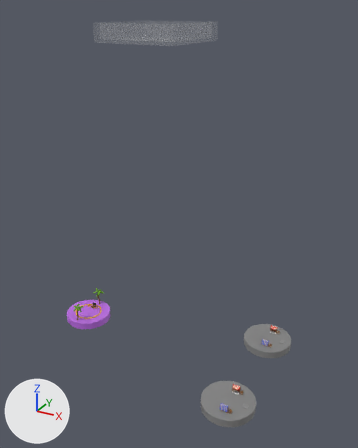
The glTF model assets/bridgeracemap.glb as it was, and as the next commit left it.
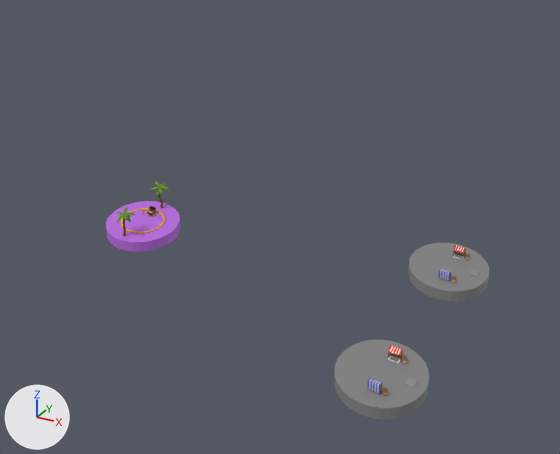
Old and new are each drawn whole from a 50 mm camera at (131.5, -151.5, 130.4) aimed at (47.7, 0.7, 54.2) and again close up on the part from 1% to 93% of the width and 41% to 100% of the height. The lights are fixed; the arrows at lower left show +X, +Y and +Z. The first two pictures are the older version. Where no turn or scale is listed for an object, it has been applied to the vertices.
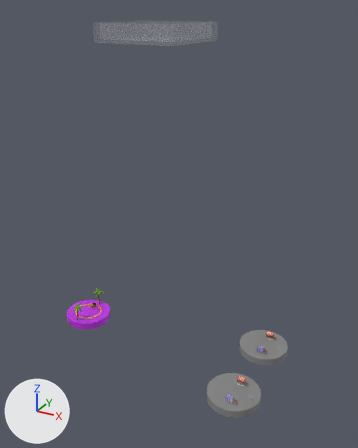
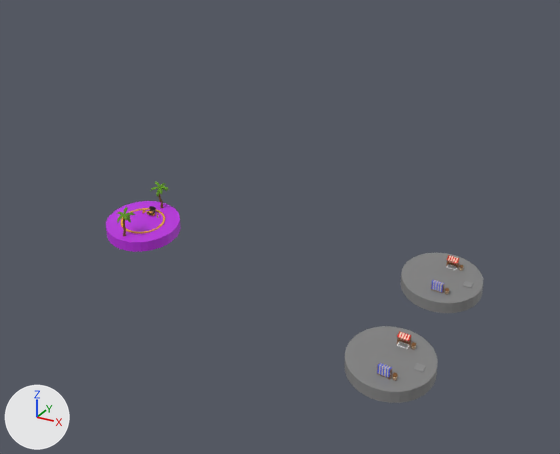
Pixel boxes (x1, y1, x2, y2) of what changed, in the close-ups (560 x 454 px):
'Circle.001', moved: before (334, 340, 429, 419); after (344, 326, 438, 403)
'Circle.002', moved: before (408, 243, 489, 301); after (401, 253, 483, 313)
'Circle', recoloured: (106, 201, 180, 252) in both
'MarketStand_2.009', moved: before (388, 345, 403, 362); after (397, 331, 411, 348)
'MarketStand_2.011', moved: before (453, 245, 466, 259); after (446, 255, 459, 269)

The edits, one by one:
Material 'goldenisland' (mat_goldenisland) changes colour from purple #ba6be1 to purple #bc2ee1; in linear values from (0.491, 0.147, 0.755) to (0.505, 0.0273, 0.755).
Object 'Circle.001' (ob_circle_001) moves from (80.0, -21.0, -3.0) to (80.0, -16.0, -3.0).
Object 'Circle.002' (ob_circle_002) moves from (80.0, 21.0, -3.0) to (80.0, 16.0, -3.0).
Object 'MarketStand_2.009' (ob_marketstand_2_009) moves from (80.9, -15.8, 0.0) to (80.9, -10.8, 0.0).
Object 'MarketStand_2.011' (ob_marketstand_2_011) moves from (80.9, 26.2, 0.0) to (80.9, 21.2, 0.0).
